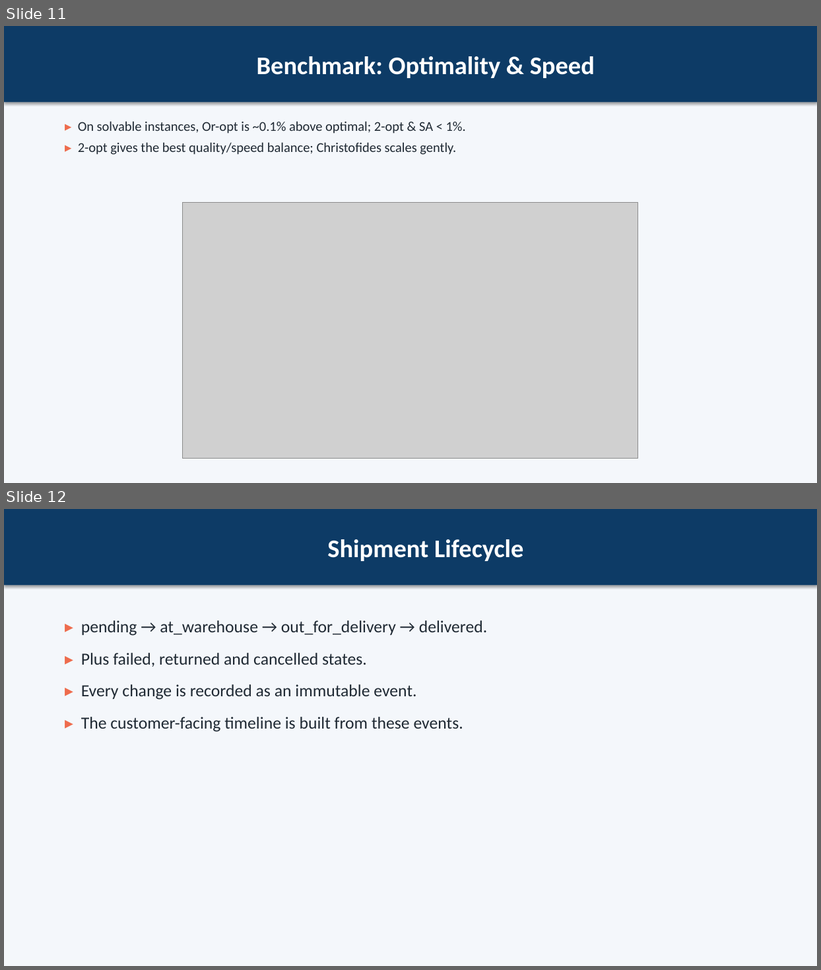
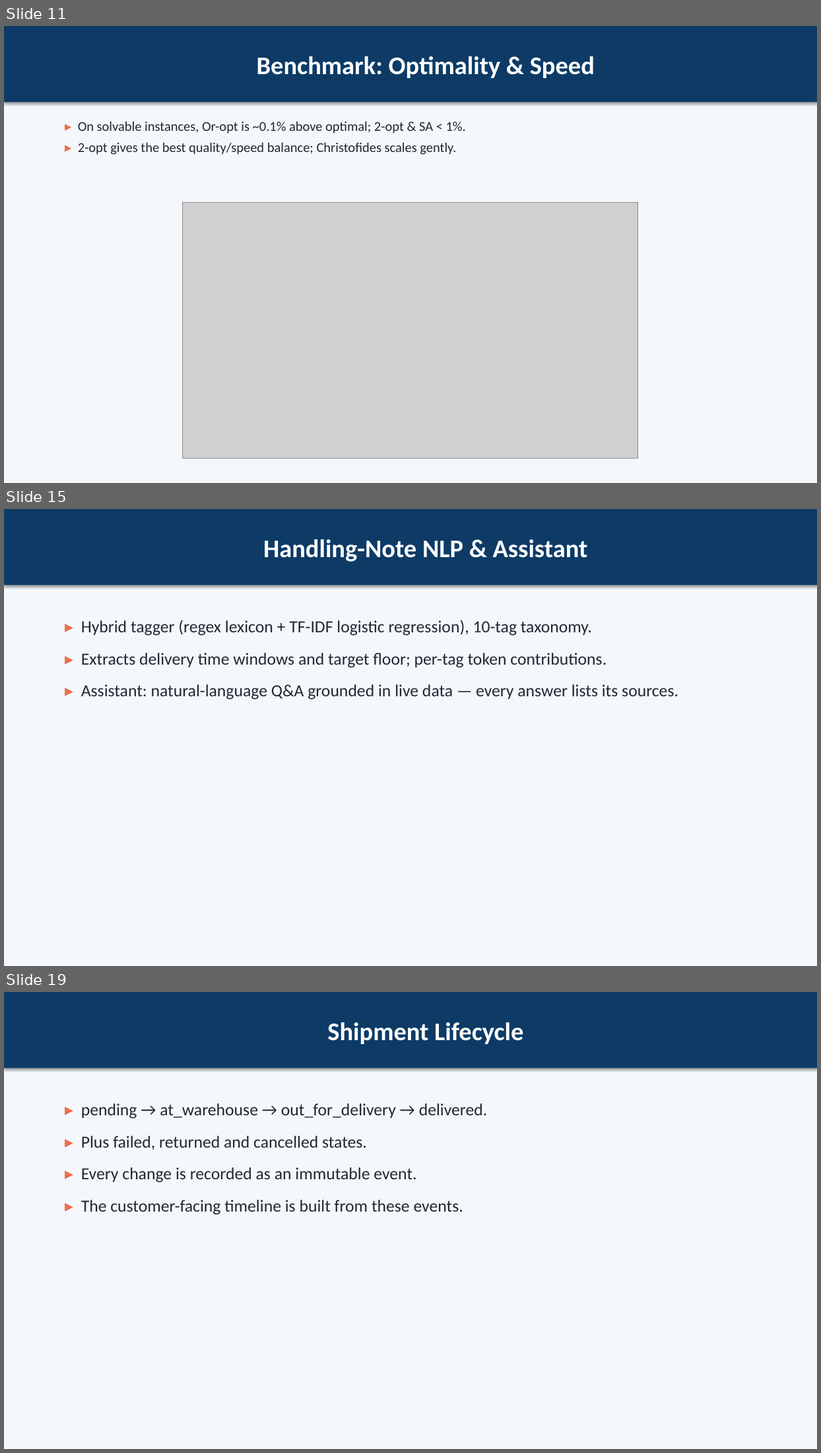
Before and after one commit to MahmoudHozayen1/CairoLogisticsAI, a slide deck: docs/presentation.pptx. Shown one above the other, each under a label of ours: slides 11 and 12 before the commit, slides 11, 15 and 19 after it; the slides between them are not shown. The pictures are 821x970 and 821x1453 pixels, drawn with LibreOffice and Linux fonts; fonts in the diff are those of the drawing; grey boxes stand for pictures. Boxes give left, top, right and bottom in pixels: in the first picture for what was removed or moved away, otherwise in the second. Text is boxed around its words. In the diff, an @@ line names an element or a change of style, - is before the commit and + after.

```diff
--- a/docs/presentation.pptx
+++ b/docs/presentation.pptx
@@ slide 15 added at (4, 509, 817, 966), background #F4F7FB @@
@@ rectangle added at (4, 509, 817, 586), fill #0D3B66, 30 pt, text #FFFFFF, bold @@
+Handling-Note NLP & Assistant
@@ text added at (81, 620, 679, 700), 20 pt, text #1F2933 @@
+▸ Hybrid tagger (regex lexicon + TF-IDF logistic regression), 10-tag taxonomy.
+▸ Extracts delivery time windows and target floor; per-tag token contributions.
+▸ Assistant: natural-language Q&A grounded in live data — every answer lists its sources.
@@ what was slide 12 is now slide 19 @@
```
Also in this commit, not shown: 4 slides changed, 6 other slides added, 5 other files.
